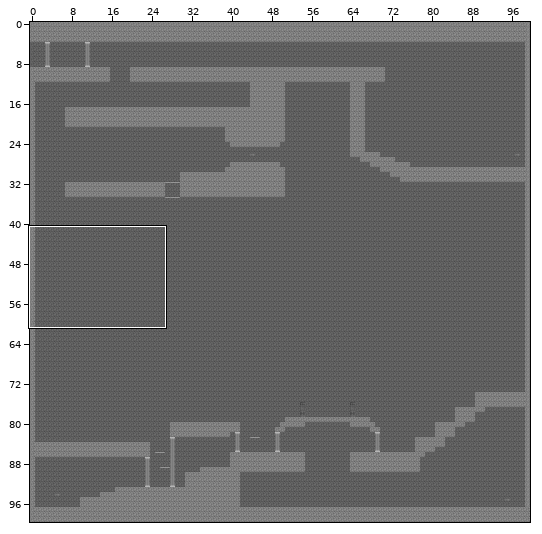
A Tiled map gets an edit: assets/tiled/maps/Chapter Two - Pride.tmx. The first picture is a wide view before the edit; the outline marks the close-up.
Close-up. Before the edit:
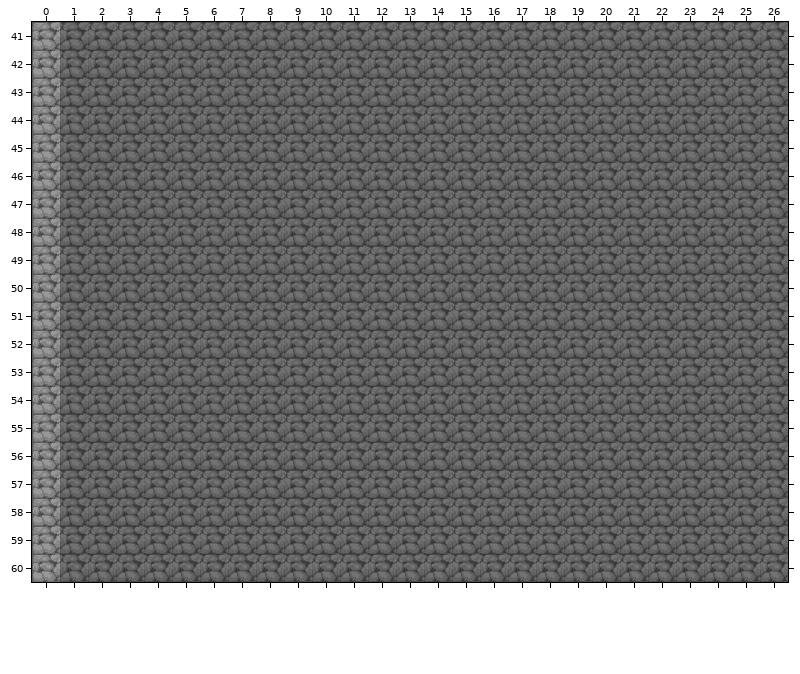
Cells are 32x32 px. Shown: x 0..26, y 41..60. The commit also changed other parts of the map, which this record leaves out.
Once edited:
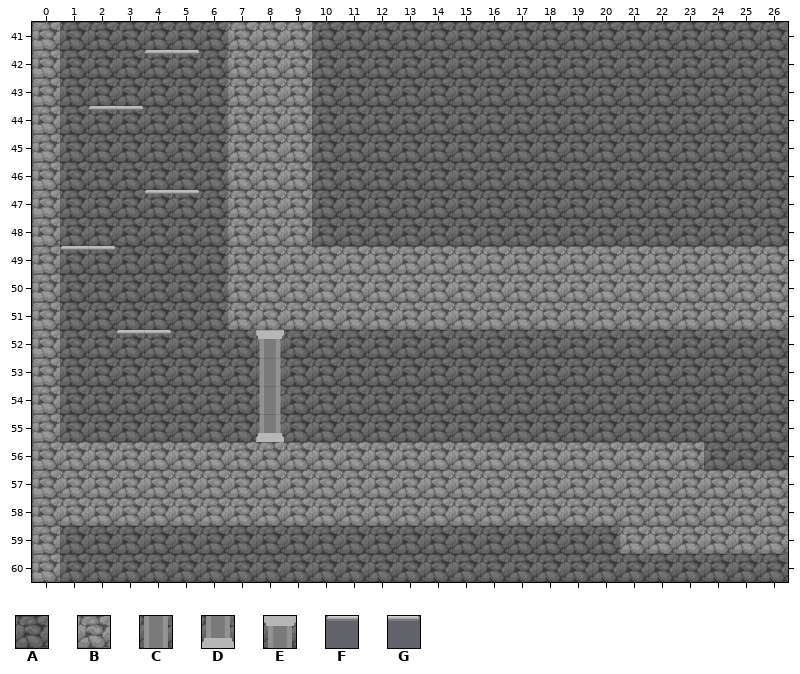
Key: from "Blocks": A 22; from "More blocks": B 1, C 3, D 4, E 5, F 6, G 7.
_ is an empty cell.
Edits made:
Layer "background decoration":
y 52: x 8 A -> E
y 53..54: x 8 A -> C
y 55: x 8 A -> D
Layer "solids":
y 41: x 7..9 ___ -> BBB
y 42: x 4..5 __ -> FG; x 7..9 ___ -> BBB
y 43: x 7..9 ___ -> BBB
y 44: x 2..3 __ -> FG; x 7..9 ___ -> BBB
y 45..46: x 7..9 ___ -> BBB
y 47: x 4..5 __ -> FG; x 7..9 ___ -> BBB
y 48: x 7..9 ___ -> BBB
y 49: x 1..2 __ -> FG; x 7..26 ____________________ -> BBBBBBBBBBBBBBBBBBBB
y 50..51: x 7..26 ____________________ -> BBBBBBBBBBBBBBBBBBBB
y 52: x 3..4 __ -> FG
y 56: x 1..23 _______________________ -> BBBBBBBBBBBBBBBBBBBBBBB
y 57..58: x 1..26 __________________________ -> BBBBBBBBBBBBBBBBBBBBBBBBBB
y 59: x 21..26 ______ -> BBBBBB
